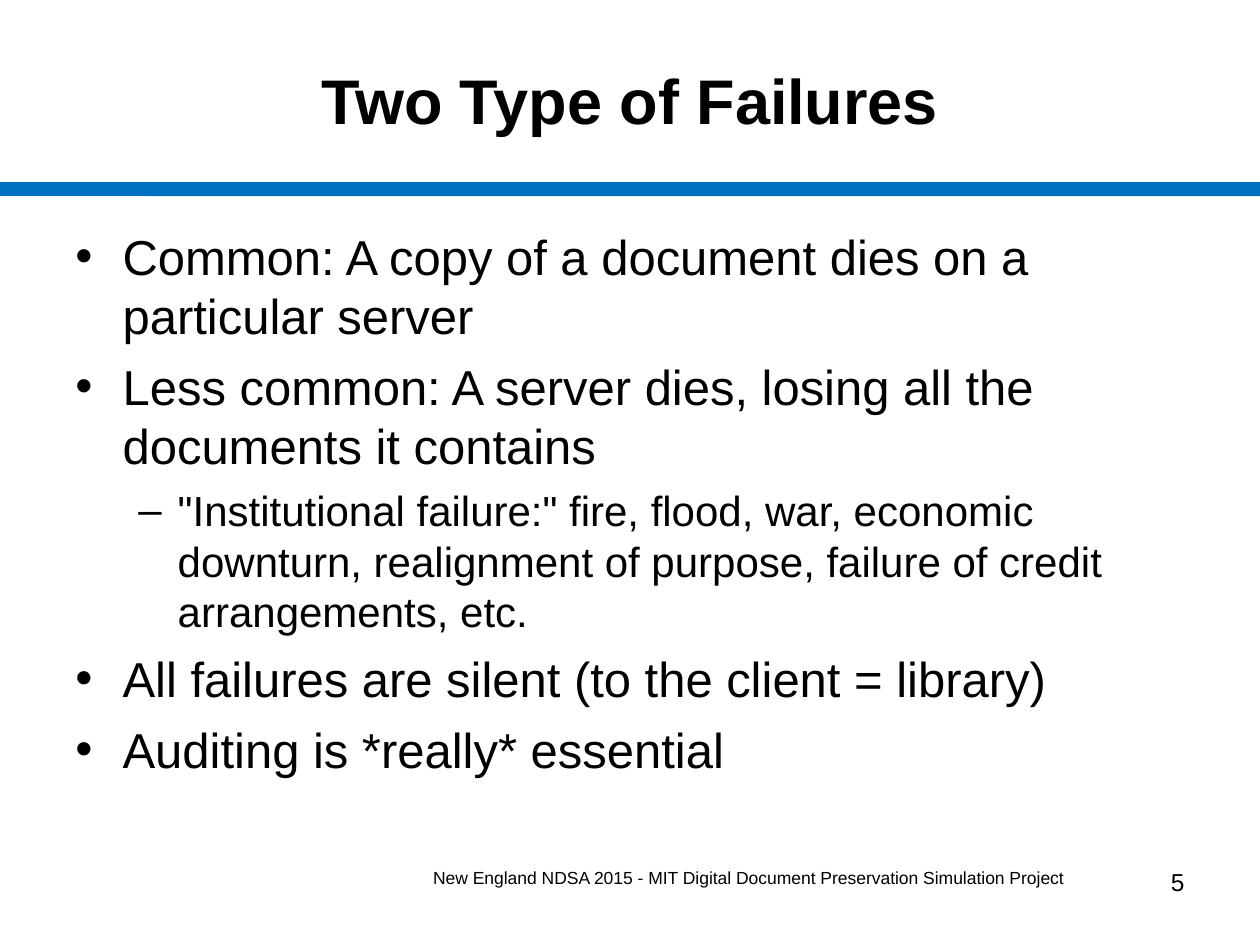
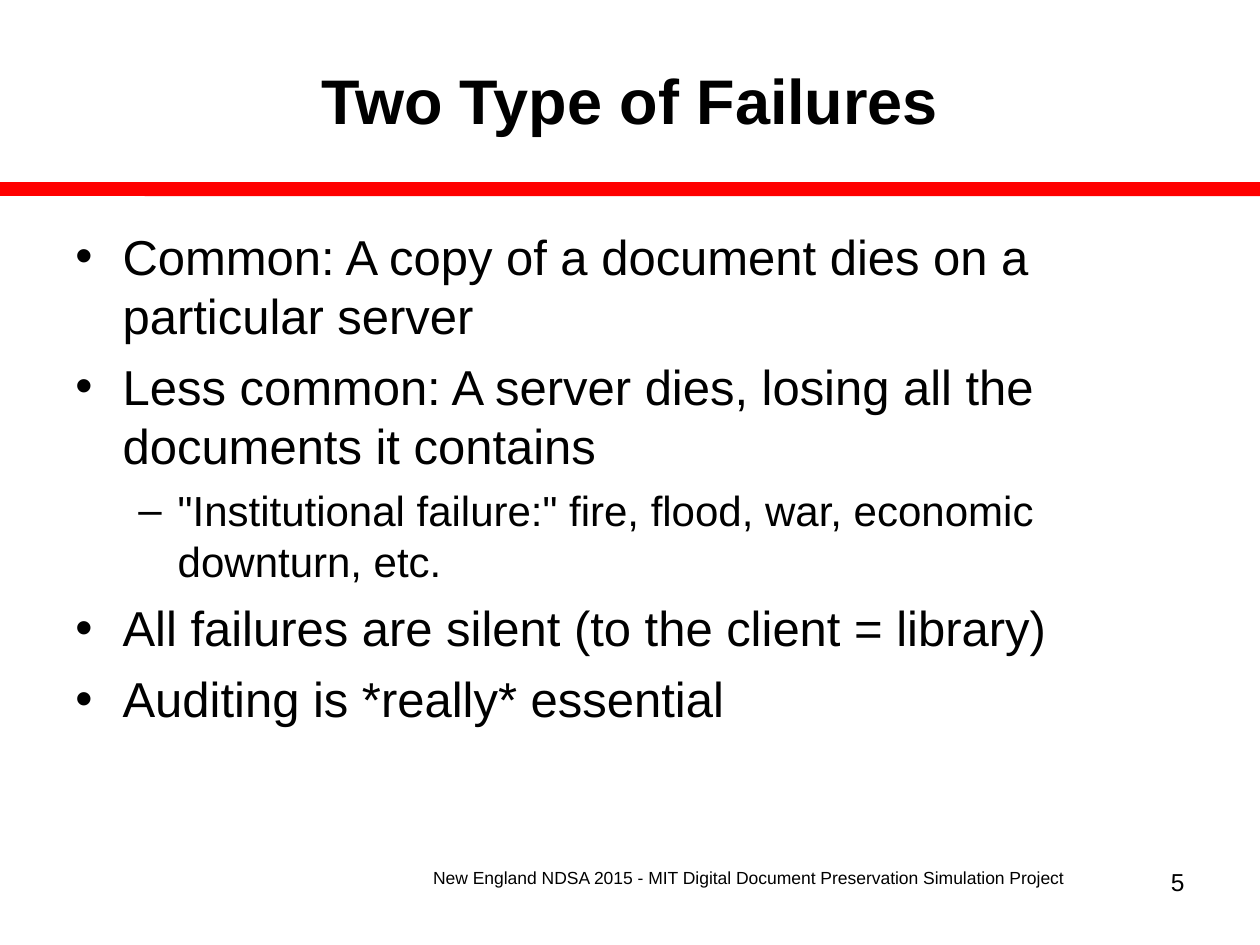
Before and after one commit to MIT-Informatics/PreservationSimulation, a slide deck: slide 5 of shelf/docs/Slides_NewEnglandNDSA.ppt. Drawn at 1260x945 pixels with LibreOffice and Linux fonts; fonts in the diff are those of the drawing. Boxes give left, top, right and bottom in pixels: in the first picture for what was removed or moved away, otherwise in the second. Text is boxed around its words. In the diff, an @@ line names an element or a change of style, - is before the commit and + after.

```diff
--- a/shelf/docs/Slides_NewEnglandNDSA.ppt
+++ b/shelf/docs/Slides_NewEnglandNDSA.ppt
@@ line (0, 189) - (1260, 189): stroke #0070C0 7.99 pt to #FF0000 7.99 pt @@
@@ text at (178,495,1034,583): text changed @@
-  – "Institutional failure:" fire, flood, war, economic downturn, realignment of purpose, failure of credit arrangements, etc.
+  – "Institutional failure:" fire, flood, war, economic downturn, etc.
```
Also in this commit, not shown: 16 other slides changed, 1 other file.
